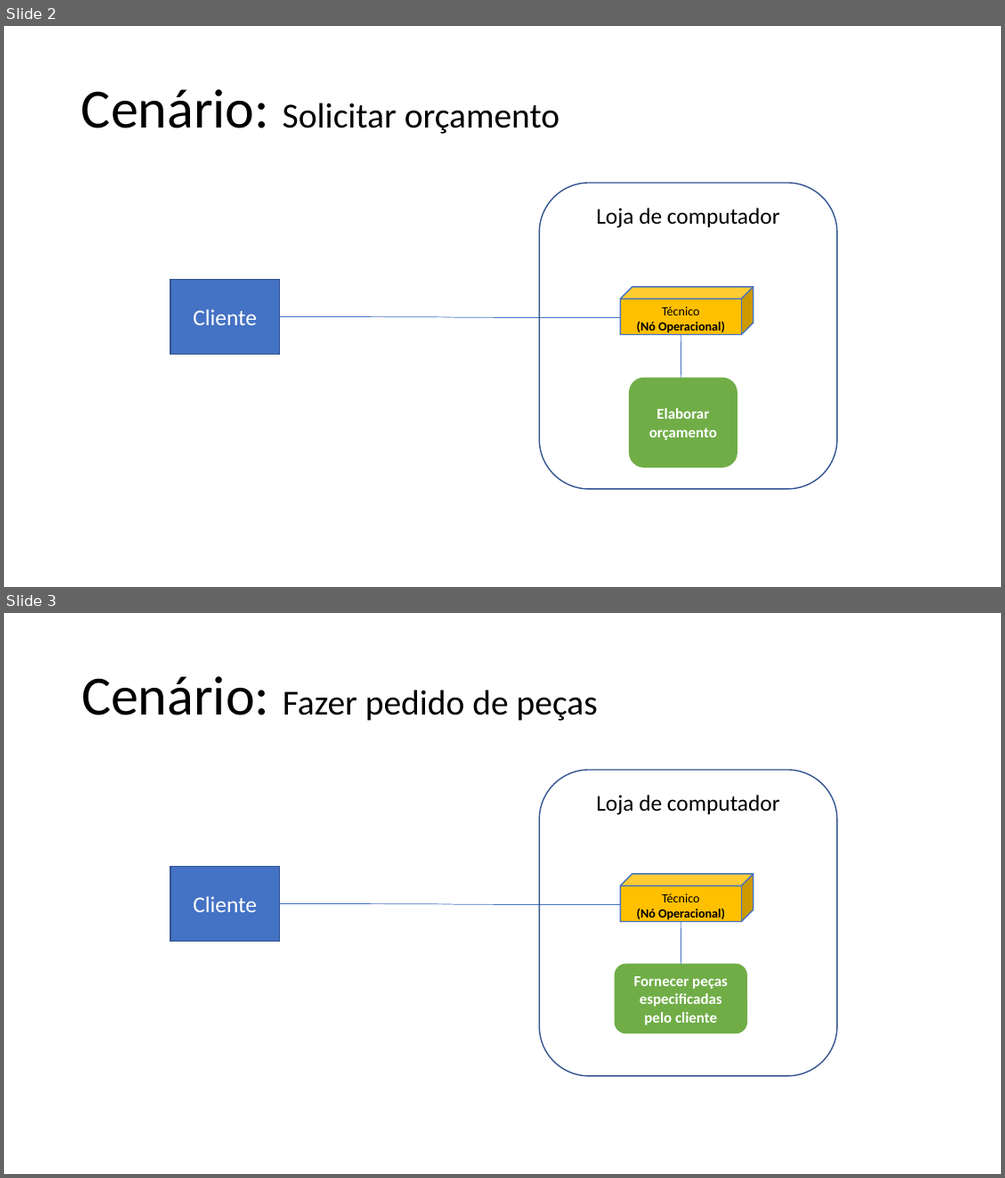
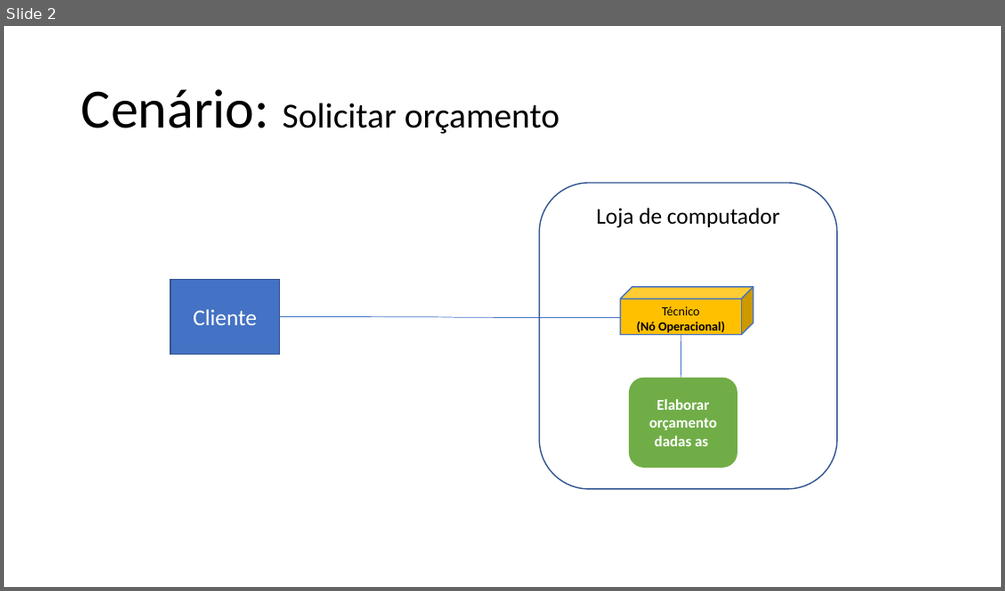
Before and after one commit to lmoraesImpacta/OPE, a slide deck: Artefatos/15-ArquiteturaDeNegocioParaCadaCenario.pptx. Shown one above the other, each under a label of ours: slides 2 and 3 before the commit, slide 2 after it. The pictures are 1005x1178 and 1005x591 pixels, drawn with LibreOffice and Linux fonts; fonts in the diff are those of the drawing. Boxes give left, top, right and bottom in pixels: in the first picture for what was removed or moved away, otherwise in the second. Text is boxed around its words. In the diff, an @@ line names an element or a change of style, - is before the commit and + after.

```diff
--- a/Artefatos/15-ArquiteturaDeNegocioParaCadaCenario.pptx
+++ b/Artefatos/15-ArquiteturaDeNegocioParaCadaCenario.pptx
@@ slide 3 removed at [4, 613, 1001, 1174], background #FFFFFF @@
@@ text removed at [81, 676, 598, 721] @@
-Cenário: Fazer pedido de peças
@@ rounded rectangle removed at [540, 770, 837, 1076] @@
-Loja de computador
@@ rectangle removed at [170, 867, 280, 941] @@
-Cliente
@@ cube removed at [620, 874, 753, 922] @@
-Técnico
-(Nó Operacional)
@@ curved line removed from (280, 903) to (620, 904) @@
@@ line removed from (680, 922) to (681, 964) @@
@@ rounded rectangle removed at [615, 964, 747, 1035] @@
-Fornecer peças especificadas pelo cliente
@@ slide 2 changed as well @@
@@ text in rounded rectangle at [649, 399, 717, 446]: text changed @@
-Elaborar orçamento
+Elaborar orçamento dadas as
```
Also in this commit, not shown: 1 other slide changed.
